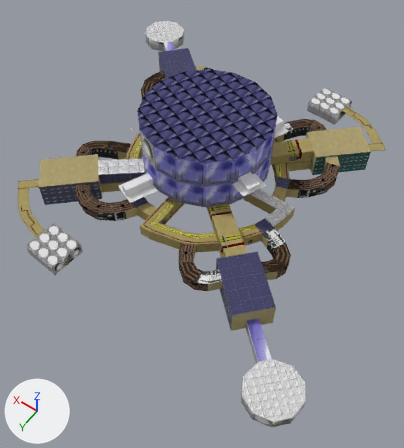
An edit to the Blender file Project Files/Assets/Models/Maps/vault.blend, drawn before and after from the same camera.
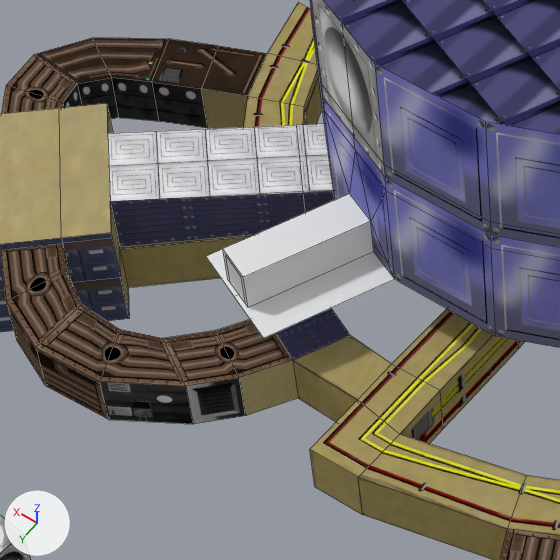
The first picture shows the older version from a 50 mm camera at (-84.1, 120.8, 157.1) aimed at (-11.4, 19.1, -2.9). The close-ups show both versions on the part from 19% to 47% of the width and 30% to 56% of the height of that picture; other places that the commit changed are outside them. The lights are fixed; the arrows at lower left show +X, +Y and +Z. The close-ups show mesh edges as thin lines.

Names of what the first close-up shows: 'Blue Floor 1 Hallway', 'Blue Left Stairs', 'Vault Room Sniper Nest Entrance 2', 'Vault Room Top', 'Yellow Base', 'Yellow Floor 1 Hallway', 'Yellow Floor 2 Hallway', 'Yellow Floor 2 Hallway.002', 'Yellow Left Stairs', 'Yellow Right Stairs', 'Yellow Spawn'.
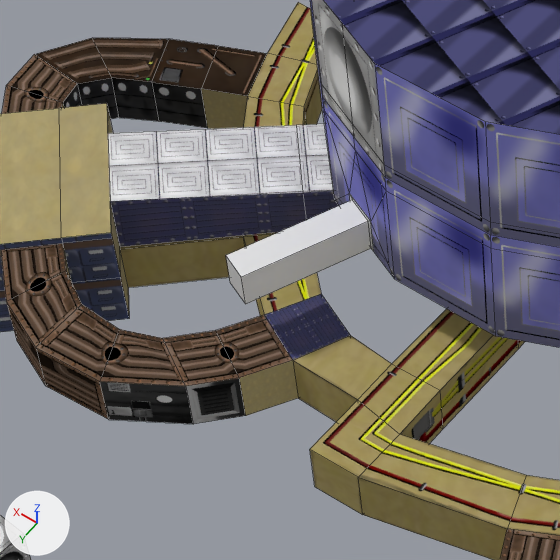
Pixel boxes (x1, y1, x2, y2) of what changed, in the close-ups (560 x 560 px):
'Vault Room Sniper Nest Entrance 2', reshaped (22% narrower, 23% shorter): before (206, 193, 395, 338); after (226, 193, 374, 304)
part 1 of me_cylinder_001, deleted: before (206, 249, 395, 338)
part 2 of me_cylinder_001, cut back: before (223, 193, 374, 308); after (226, 256, 246, 304)

The change in detail:
me_cylinder_001 has 22 vertices, 12 faces and spans x -6.43..6.31, y -6.58..6.92, z -1.14..2.18.
me_cylinder_001 is used by ob_vault_room_sniper_nest_entrance_2; location (11.18, 26.32, 9.69).
Verts and faces of me_cylinder_001; kept vertices keep their numbers, new ones are numbered from 22.
Before the commit, vertices of me_cylinder_001: 3 (-3.49, -4.22, -1.14) at pixel (373, 251), 4 (-3.49, -4.22, 2.18) at pixel (370, 221), 5 (0.51, 5.35, -1.14) at pixel (248, 307), 6 (0.51, 5.35, 2.18) at pixel (243, 277), 7 (-0.47, -5.48, -1.14).
Before the commit, vertices of me_cylinder_001: 8 (-0.47, -5.48, 2.18) at pixel (349, 193), 9 (3.53, 4.09, -1.14) at pixel (227, 279), 10 (3.53, 4.09, 2.18) at pixel (222, 248), 11 (-3.12, -4.37, -1.14), 12 (0.88, 5.2, -1.14) at pixel (245, 304).
Before the commit, vertices of me_cylinder_001: 13 (-0.83, -5.33, -1.14), 14 (3.17, 4.25, -1.14) at pixel (230, 282), 16 (0.88, 5.2, 1.82) at pixel (241, 277), 18 (3.17, 4.25, 1.82) at pixel (225, 255).
me_cylinder_001 part 1: the loose piece of 6 vertices spanning x -6.43..6.31, y -6.58..6.92, z -1.14 is deleted.
Part 2, on me_cylinder_001:
Vertices deleted: 5, 6, 9, 10 (with the faces that use them).
New faces: (12, 14, 18, 16), (11, 13, 14, 12).
